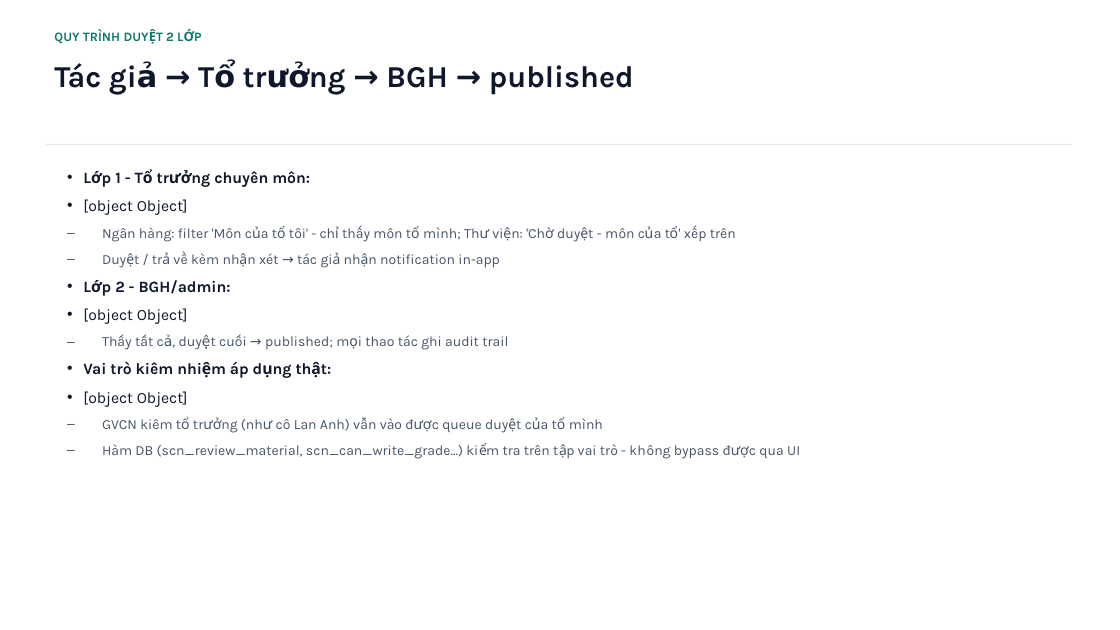
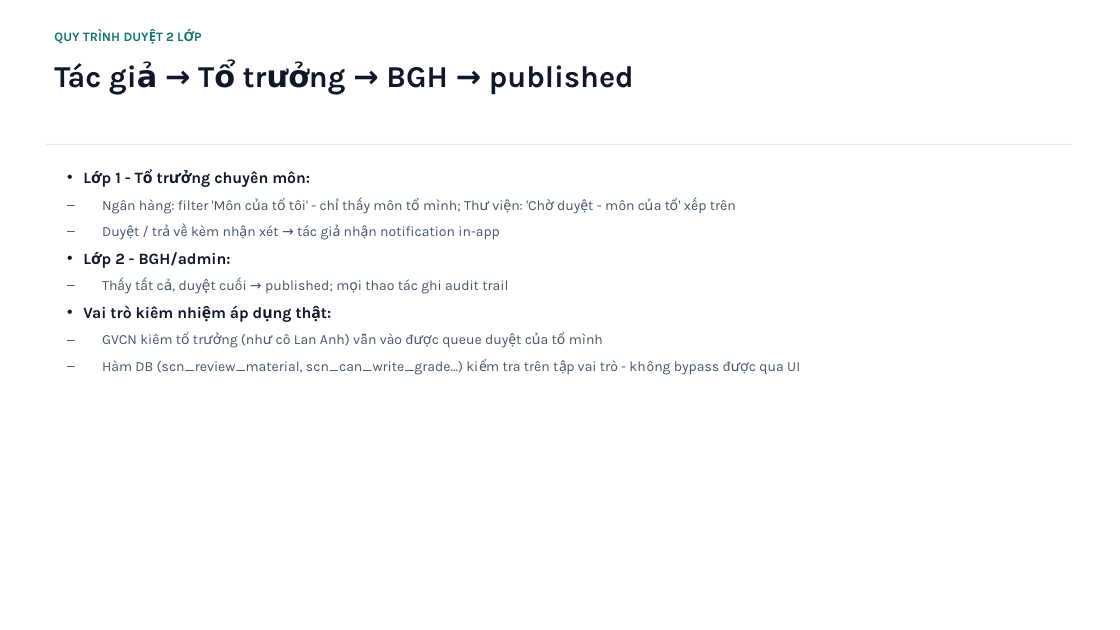
Before and after one commit to saintzzz/so-chu-nhiem-so, a slide deck: slide 13 of docs/handover/USER-GUIDE-vieschool.pptx. Drawn at 1120x630 pixels with LibreOffice and Linux fonts; fonts in the diff are those of the drawing. Boxes give left, top, right and bottom in pixels: in the first picture for what was removed or moved away, otherwise in the second. Text is boxed around its words. In the diff, an @@ line names an element or a change of style, - is before the commit and + after.

```diff
--- a/docs/handover/USER-GUIDE-vieschool.pptx
+++ b/docs/handover/USER-GUIDE-vieschool.pptx
@@ text at (83,199,188,215): paragraph removed @@
-• [object Object]
@@ text at (83,308,188,324): paragraph removed @@
-• [object Object]
@@ text at (83,391,188,407): paragraph removed @@
-• [object Object]
```
Also in this commit, not shown: 8 other slides changed, 9 other files.
